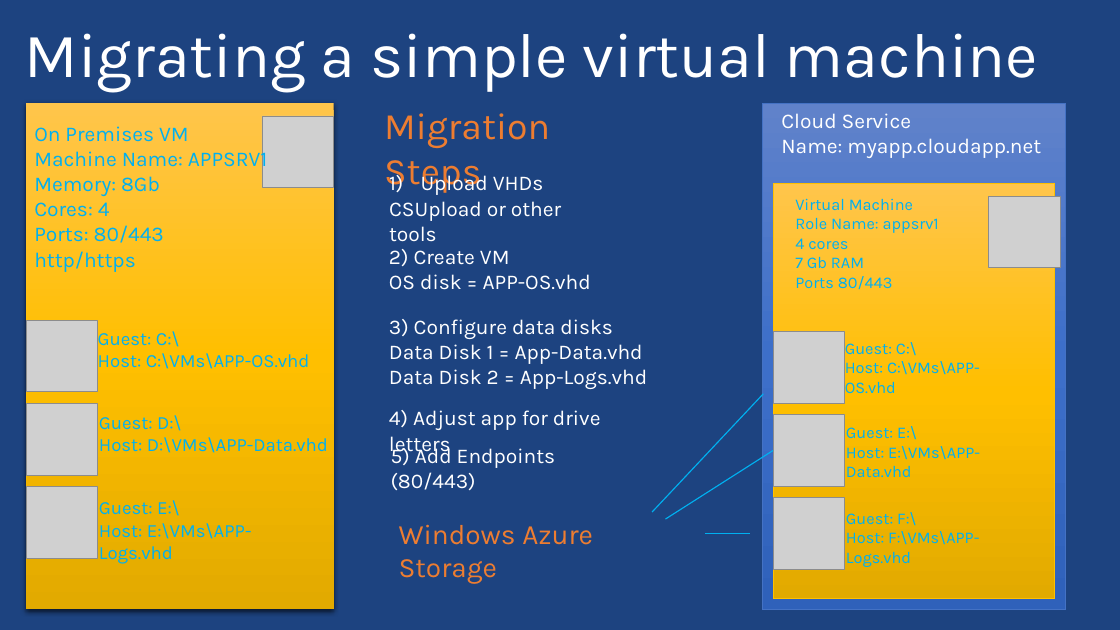
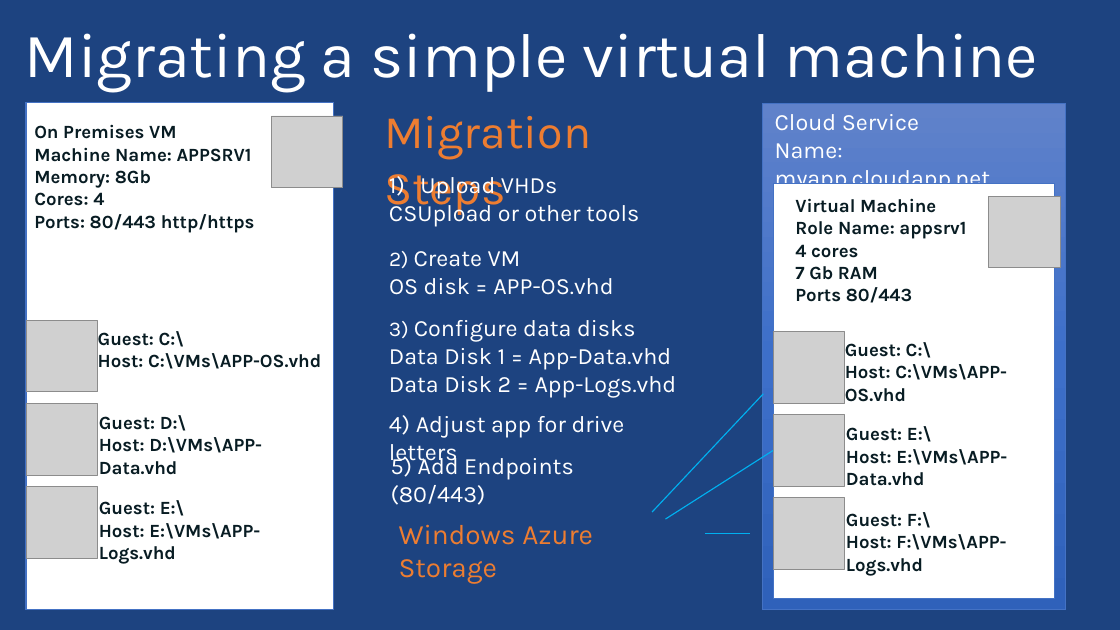
Before and after one commit to PyroJoke/AzureBootcamp2015Kharkiv, a slide deck: slide 26 of Virtual Machines Automated Deployment/Global Azure Bootcamp - Automating Azure VMs with Powershell.pptx (slide 30 before the commit). Drawn at 1120x630 pixels with LibreOffice and Linux fonts; fonts in the diff are those of the drawing; grey boxes stand for pictures; background and template pictures are left out. Boxes give left, top, right and bottom in pixels: in the first picture for what was removed or moved away, otherwise in the second. Text is boxed around its words. In the diff, an @@ line names an element or a change of style, - is before the commit and + after.

```diff
--- a/Virtual Machines Automated Deployment/Global Azure Bootcamp - Automating Azure VMs with Powershell.pptx
+++ b/Virtual Machines Automated Deployment/Global Azure Bootcamp - Automating Azure VMs with Powershell.pptx
@@ text "On Premises VM" at [34, 124, 255, 233]: size 18 to 16 pt, text colour #00B0F0 to #081C23, bold on @@
@@ rectangle at [26, 103, 334, 610]: fill gradient #FFC64B to #FFC000 to #E3AB00 to #FFFFFF; outline none to #4472C4 1 pt; shadow off @@
@@ picture: place and size @@
-picture at [262, 116, 334, 187]
+picture at [271, 116, 343, 187]
@@ text "Migration Steps" at [384, 116, 591, 216]: size 32 to 40 pt @@
@@ rectangle at [773, 184, 1054, 599]: fill gradient #FFC64B to #FFC000 to #E3AB00 to #FFFFFF; outline #FFC000 0.5 pt to #4472C4 1 pt @@
@@ size 14 to 16 pt, text colour #00B0F0 to #081C23, bold on in 4 elements at [846, 512, 1006, 576], [846, 426, 1007, 486], [795, 198, 966, 303], [845, 342, 1007, 402] @@
@@ text colour #00B0F0 to #081C23, bold on in 3 elements at [98, 331, 321, 369], [99, 500, 260, 564], [99, 415, 262, 475] @@
@@ size 18 to 20 pt in 6 elements at [775, 114, 990, 192], [389, 251, 613, 295], [389, 175, 639, 226], [389, 320, 677, 397], [389, 415, 625, 465], [391, 453, 574, 505] @@
@@ text "5) Add Endpoints (80/443)": place and size @@
-text "5) Add Endpoints (80/443)" at [391, 444, 555, 490]
+text "5) Add Endpoints (80/443)" at [391, 453, 574, 505]
```
Also in this commit, not shown: 14 other slides changed, 4 slides removed, 2 other files.
